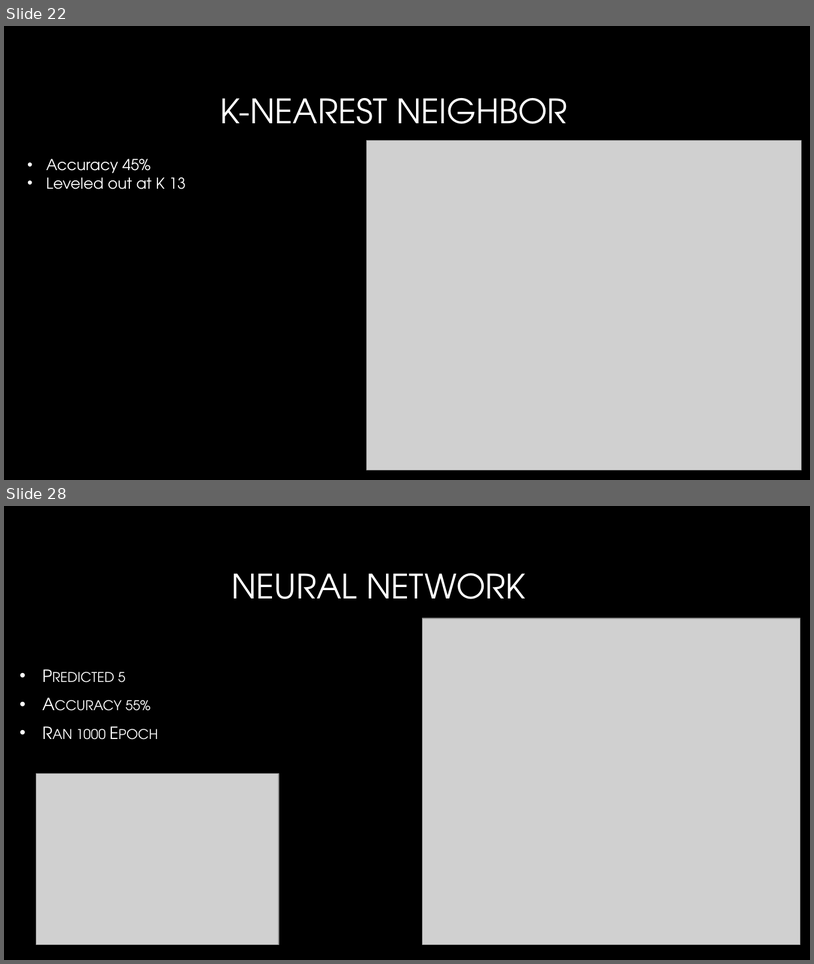
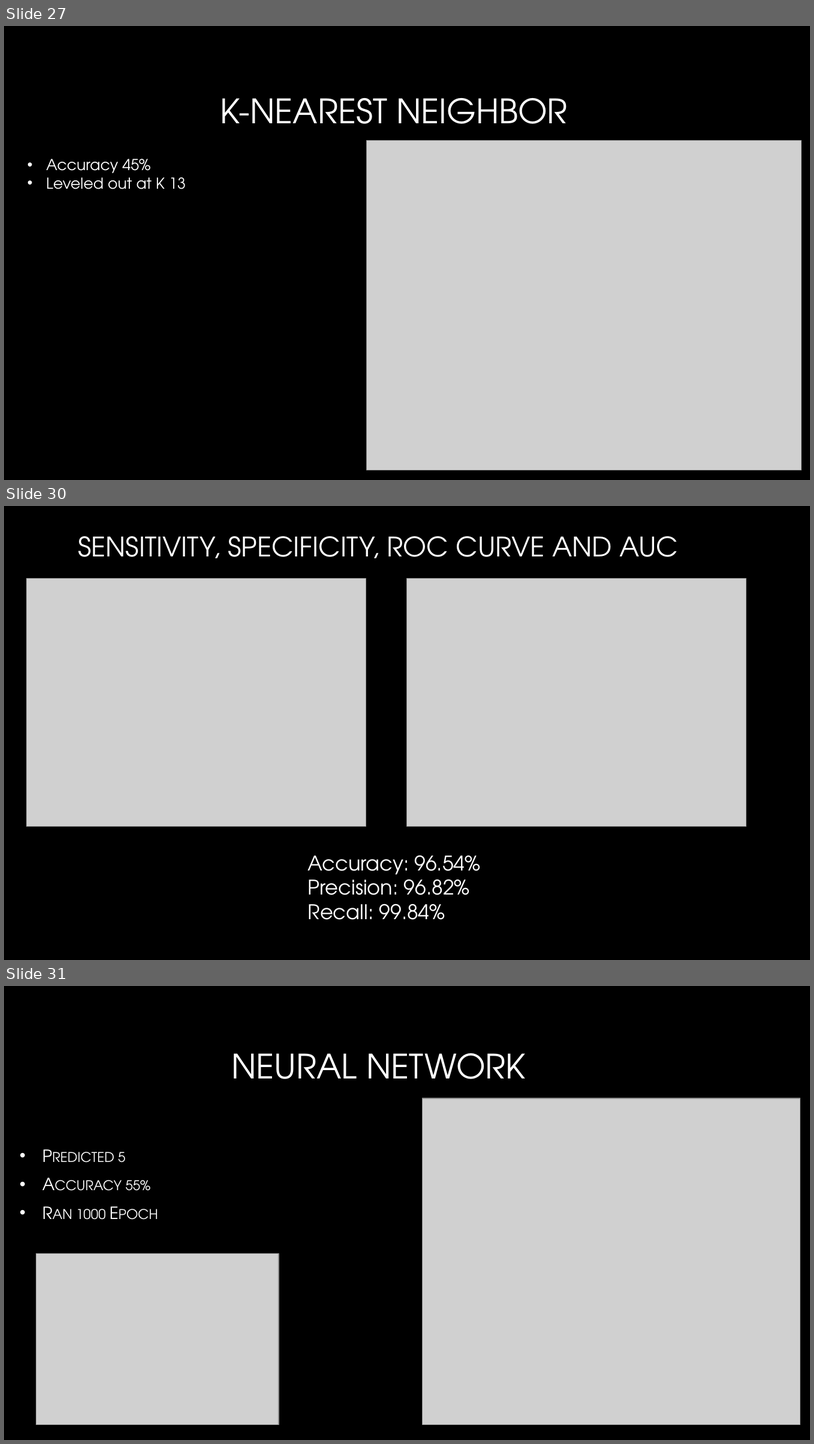
Before and after one commit to justindooley/Final_Project, a slide deck: project_presentation.pptx. Shown one above the other, each under a label of ours: slides 22 and 28 before the commit, slides 27, 30 and 31 after it; the slides between them are not shown. The pictures are 814x964 and 814x1444 pixels, drawn with LibreOffice and Linux fonts; fonts in the diff are those of the drawing; grey boxes stand for pictures; background and template pictures are left out. Boxes give left, top, right and bottom in pixels: in the first picture for what was removed or moved away, otherwise in the second. Text is boxed around its words. In the diff, an @@ line names an element or a change of style, - is before the commit and + after.

```diff
--- a/project_presentation.pptx
+++ b/project_presentation.pptx
@@ slide 30 added at bbox=[4, 506, 810, 960], background picture (left out) @@
@@ title added at bbox=[78, 536, 678, 558], 32 pt, text gradient #FFFFFF to #A6A6A6 @@
+SENSITIVITY, SPECIFICITY, ROC CURVE AND AUC
@@ picture added at bbox=[26, 579, 366, 826] @@
@@ picture added at bbox=[408, 579, 747, 826] @@
@@ text added at bbox=[308, 855, 481, 919], 24 pt, text #FFFFFF @@
+Accuracy: 96.54%
+Precision: 96.82%
+Recall: 99.84%
@@ what was slide 22 is now slide 27 @@
@@ what was slide 28 is now slide 31 @@
```
Also in this commit, not shown: 5 slides changed, 5 other slides added, 2 slides removed, 39 other files.
